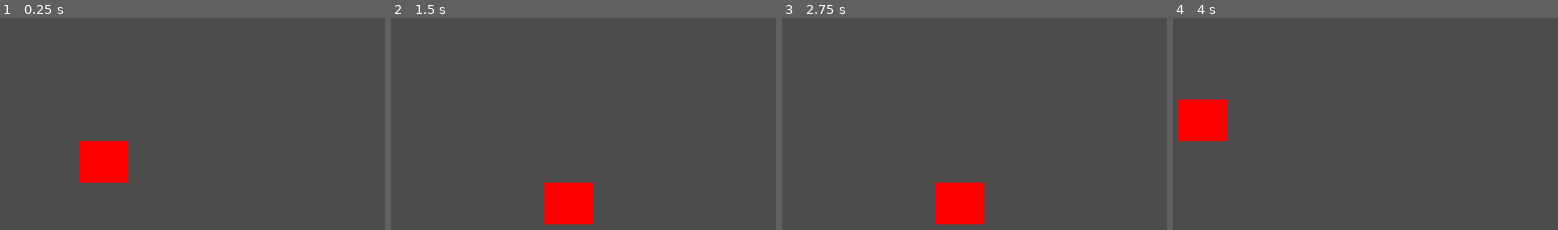
Above: before the commit, frames 1-4 (left to right).
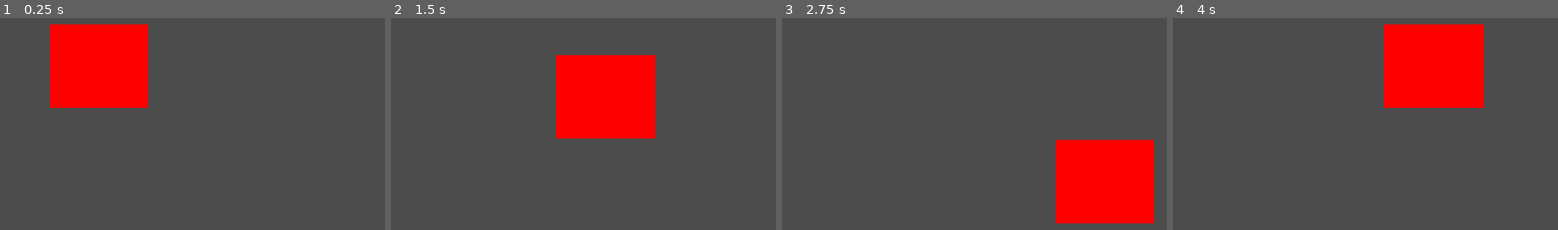
Above: after the commit, the same moments.

Repository: Zedjones/Hackathon-Simulator-2018
Game: Godot game, scene res://Entities/Player.tscn
The game is run twice, just before and just after one commit, with the same random seed, the same clock (stepped at 60 frames per second) and the same inputs.
Inputs:
- Up to frame 1 (0.25 s): no input
- Up to frame 2 (1.5 s): tap Enter at 0.5 s; hold Right (ui_right) 0.53-1.28 s; hold Down (ui_down) from 1.28 s (still down)
- Up to frame 3 (2.75 s): release Down (ui_down) at 2.03 s; hold Right (ui_right) from 2.03 s (still down)
- Up to frame 4 (4 s): release Right (ui_right) at 2.78 s; hold Up (ui_up) 2.78-3.53 s; hold Left (ui_left) from 3.53 s (still down)

The runs differ from the first frame. In frame 1, 13% of the frame differs, in the area x 12-39%, y 2-78%; in frame 2, 13%, in the area x 39-69%, y 17-98%; in frame 3, 13%; in frame 4, 13%.

Commit message:
Began working on the basic AI movement

Diff:
--- /dev/null
+++ b/Entities/NPC.gd
@@ -0,0 +1,42 @@
+extends Area2D
+
+# class member variables go here, for example:
+# var a = 2
+# var b = "textvar"
+
+export (int) var SPEED
+var direction = Vector2()
+var screensize
+
+func _ready():
+	# Called every time the node is added to the scene.
+	# Initialization here
+	$MoveLoop.start()
+	screensize = get_viewport_rect().size
+	randomize()
+
+#func _process(delta):
+#	# Called every frame. Delta is time since last frame.
+#	# Update game logic here.
+#	pass
+
+func _process(delta):
+	position += direction * SPEED * delta
+	position.x = clamp(position.x, 0, screensize.x)
+	position.y = clamp(position.y, 0, screensize.y)
+
+func _on_MoveLoop_timeout():
+	var d = randi() % 4
+	match d:
+		0:
+			direction = Vector2(-1, 0)
+		1:
+			direction = Vector2(1, 0)
+		2:
+			direction = Vector2(0, 1)
+		3:
+			direction = Vector2(0, -1)
+	$MoveTime.start()
+
+func _on_MoveTime_timeout():
+	direction = Vector2(0, 0)
--- a/Entities/NPC.tscn
+++ b/Entities/NPC.tscn
@@ -1,7 +1,20 @@
-[gd_scene format=2]
+[gd_scene load_steps=4 format=2]
+
+[ext_resource path="res://Entities/NPC.gd" type="Script" id=1]
+[ext_resource path="res://Entities/rectangle-256.png" type="Texture" id=2]
+
+[sub_resource type="SpriteFrames" id=1]
+
+animations = [ {
+"frames": [ ExtResource( 2 ) ],
+"loop": true,
+"name": "default",
+"speed": 5.0
+} ]
 
 [node name="NPC" type="Area2D" index="0"]
 
+position = Vector2( 409.972, 223.823 )
 input_pickable = true
 gravity_vec = Vector2( 0, 1 )
 gravity = 98.0
@@ -9,9 +22,36 @@
 angular_damp = 1.0
 audio_bus_override = false
 audio_bus_name = "Master"
+script = ExtResource( 1 )
+_sections_unfolded = [ "Collision", "Pause", "Pickable", "Transform" ]
+__meta__ = {
+"_edit_group_": true
+}
+SPEED = 200
 
 [node name="AnimatedSprite" type="AnimatedSprite" parent="." index="0"]
 
+position = Vector2( -1.10803, 0 )
+frames = SubResource( 1 )
 animation = "default"
+_sections_unfolded = [ "Transform" ]
 
 [node name="CollisionShape2D" type="CollisionShape2D" parent="." index="1"]
+
+[node name="MoveLoop" type="Timer" parent="." index="2"]
+
+process_mode = 1
+wait_time = 5.0
+one_shot = false
+autostart = false
+
+[node name="MoveTime" type="Timer" parent="." index="3"]
+
+process_mode = 1
+wait_time = 2.0
+one_shot = true
+autostart = false
+
+[connection signal="timeout" from="MoveLoop" to="." method="_on_MoveLoop_timeout"]
+
+[connection signal="timeout" from="MoveTime" to="." method="_on_MoveTime_timeout"]
--- a/Entities/Pivot.gd
+++ /dev/null
@@ -1,15 +0,0 @@
-extends Position2D
-
-# class member variables go here, for example:
-# var a = 2
-# var b = "textvar"
-
-func _ready():
-	# Called every time the node is added to the scene.
-	# Initialization here
-	pass
-
-#func _process(delta):
-#	# Called every frame. Delta is time since last frame.
-#	# Update game logic here.
-#	pass
--- a/Entities/Player.gd
+++ b/Entities/Player.gd
@@ -2,12 +2,6 @@
 
 export (int) var SPEED
 var screensize
-
-var facing = Vector2(1, 0)
-
-# class member variables go here, for example:
-# var a = 2
-# var b = "textvar"
 
 func _ready():
 	# Called every time the node is added to the scene.
@@ -20,27 +14,17 @@
 #	pass
 
 func _process(delta):
-	var direction_change = get_input_delta()
-	update_facing(direction_change)
-	update_pos(direction_change)
-
-
-func get_input_delta():
-	var direction_change = Vector2()
+	var velocity = Vector2()
 	if Input.is_action_pressed("ui_right"):
-		direction_change.x += 1
+		velocity.x += 1
 	if Input.is_action_pressed("ui_left"):
-		direction_change.x -= 1
+		velocity.x -= 1
 	if Input.is_action_pressed("ui_up"):
-		direction_change.y -= 1
+		velocity.y -= 1
 	if Input.is_action_pressed("ui_down"):
-		direction_change.y += 1
-	return direction_change
-
-func update_facing(dir_change):
-	if dir_change.x == 0 and dir_change.y == 0:
-		return
-	facing = dir_change
-
-func update_pos(dir_change):
-	position += dir_change.normalized() * SPEED
+		velocity.y += 1
+	if velocity.length() > 0:
+		velocity = velocity.normalized() * SPEED
+	position += velocity * delta
+	position.x = clamp(position.x, 0, screensize.x)
+	position.y = clamp(position.y, 0, screensize.y)
--- a/Entities/Player.tscn
+++ b/Entities/Player.tscn
@@ -2,7 +2,6 @@
 
 [ext_resource path="res://Entities/Player.gd" type="Script" id=1]
 [ext_resource path="res://Entities/rectangle-256.png" type="Texture" id=2]
-[ext_resource path="res://Entities/Pivot.gd" type="Script" id=3]
 
 [sub_resource type="SpriteFrames" id=1]
 
@@ -13,8 +12,14 @@
 "speed": 5.0
 } ]
 
-[node name="Player" type="Area2D" index="0"]
+[sub_resource type="RectangleShape2D" id=2]
 
+custom_solver_bias = 0.0
+extents = Vector2( 128.308, 110.002 )
+
+[node name="Player" type="Area2D"]
+
+position = Vector2( 679.349, 290.825 )
 input_pickable = true
 gravity_vec = Vector2( 0, 1 )
 gravity = 98.0
@@ -23,48 +28,16 @@
 audio_bus_override = false
 audio_bus_name = "Master"
 script = ExtResource( 1 )
-SPEED = 100
+__meta__ = {
+"_edit_group_": true
+}
+SPEED = 400
 
-[node name="CollisionShape2D" type="CollisionShape2D" parent="." index="0"]
+[node name="AnimatedSprite" type="AnimatedSprite" parent="." index="0"]
 
-[node name="AnimatedSprite" type="AnimatedSprite" parent="." index="1"]
-
-scale = Vector2( 0.5, 0.5 )
 frames = SubResource( 1 )
 animation = "default"
-_sections_unfolded = [ "Transform", "Z Index" ]
 
-[node name="Pivot" type="Position2D" parent="." index="2"]
+[node name="CollisionShape2D" type="CollisionShape2D" parent="." index="1"]
 
-script = ExtResource( 3 )
-
-[node name="CameraOffset" type="Position2D" parent="Pivot" index="0"]
-
-_sections_unfolded = [ "Visibility" ]
-
-[node name="Camera2D" type="Camera2D" parent="Pivot/CameraOffset" index="0"]
-
-position = Vector2( 267.037, 0.59874 )
-anchor_mode = 1
-rotating = false
-current = true
-zoom = Vector2( 1, 1 )
-limit_left = -10000000
-limit_top = -10000000
-limit_right = 10000000
-limit_bottom = 10000000
-limit_smoothed = false
-drag_margin_h_enabled = true
-drag_margin_v_enabled = true
-smoothing_enabled = false
-smoothing_speed = 5.0
-offset_v = 0.0
-offset_h = 0.0
-drag_margin_left = 0.2
-drag_margin_top = 0.2
-drag_margin_right = 0.2
-drag_margin_bottom = 0.2
-editor_draw_screen = true
-editor_draw_limits = false
-editor_draw_drag_margin = true
-_sections_unfolded = [ "Drag Margin", "Editor" ]
+shape = SubResource( 2 )
--- a/Main.tscn
+++ b/Main.tscn
@@ -1,3 +1,3 @@
 [gd_scene format=2]
 
-[node name="Main" type="Node" index="0"]
+[node name="Main" type="Node"]
--- a/project.godot
+++ b/project.godot
@@ -18,6 +18,7 @@
 
 window/size/width=1920
 window/size/height=1080
+window/size/resizable=false
 
 [rendering]
 
